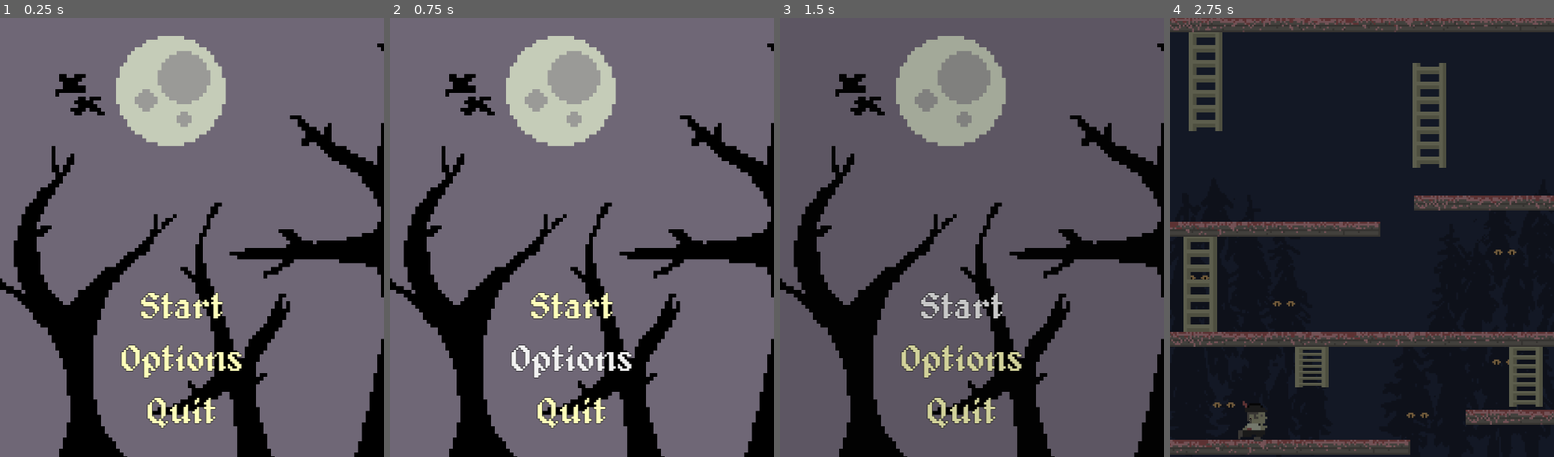
Above: before the commit, frames 1-4 (left to right).
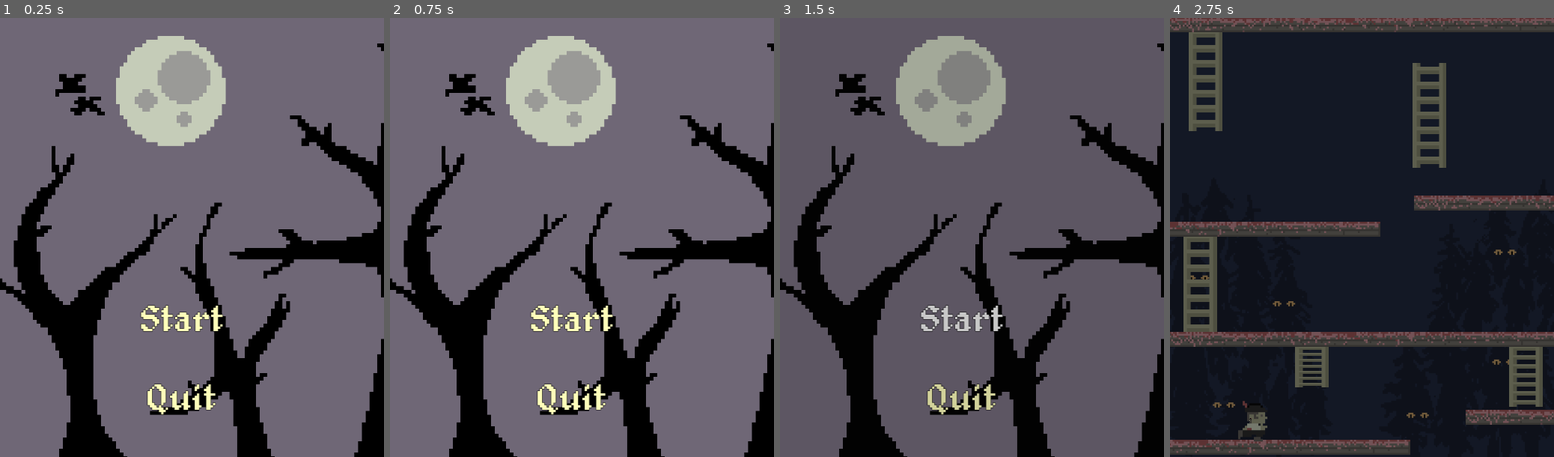
Above: after the commit, the same moments.

Repository: gui-vendruscolo/Stairway-character
Game: Godot game, scene res://scenes/MainMenu.tscn
Two runs of this game, one before a commit and one after it. Both use one fixed random seed, a clock stepped at 60 frames per second and the inputs below.
Inputs (mouse positions are in pixels of both pictures, inside the frame that each line leads up to):
- Up to frame 1 (0.25 s): no input
- Up to frame 2 (0.75 s): click (574, 360) at 0.5 s, where only the run before the commit has a clickable "Options"
- Up to frame 3 (1.5 s): click "Start" at 1.25 s
- Up to frame 4 (2.75 s): click "Start" at 2 s

The runs differ from the first frame. In frame 1, 2.8% of the frame differs, in the area x 31-63%, y 62-94%; in frame 2, 2.7%; in frame 3, 2.6%; in frame 4, nothing differs.

Commit message:
REmove options button

Diff:
--- a/scenes/MainMenu.tscn
+++ b/scenes/MainMenu.tscn
@@ -27,11 +27,6 @@
 size_flags_vertical = 6
 text = "Start"
 
-[node name="OptionsButton" type="Button" parent="VBoxContainer"]
-layout_mode = 2
-size_flags_vertical = 6
-text = "Options"
-
 [node name="QuitButton" type="Button" parent="VBoxContainer"]
 layout_mode = 2
 size_flags_vertical = 6
@@ -44,5 +39,4 @@
 texture = ExtResource("4_53n17")
 
 [connection signal="pressed" from="VBoxContainer/StartButton" to="." method="_on_start_button_pressed"]
-[connection signal="pressed" from="VBoxContainer/OptionsButton" to="." method="_on_options_button_pressed"]
 [connection signal="pressed" from="VBoxContainer/QuitButton" to="." method="_on_quit_button_pressed"]
